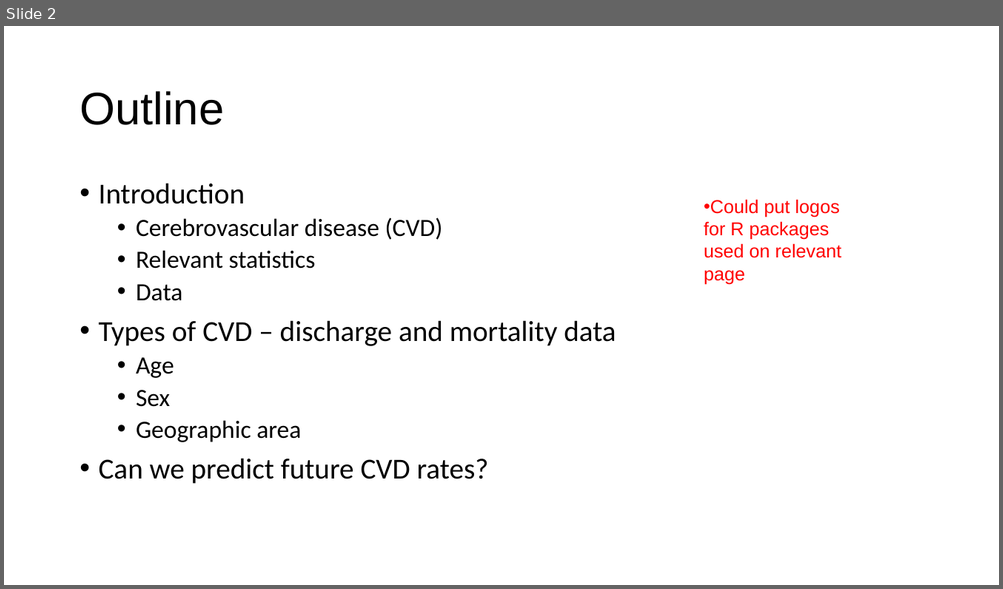
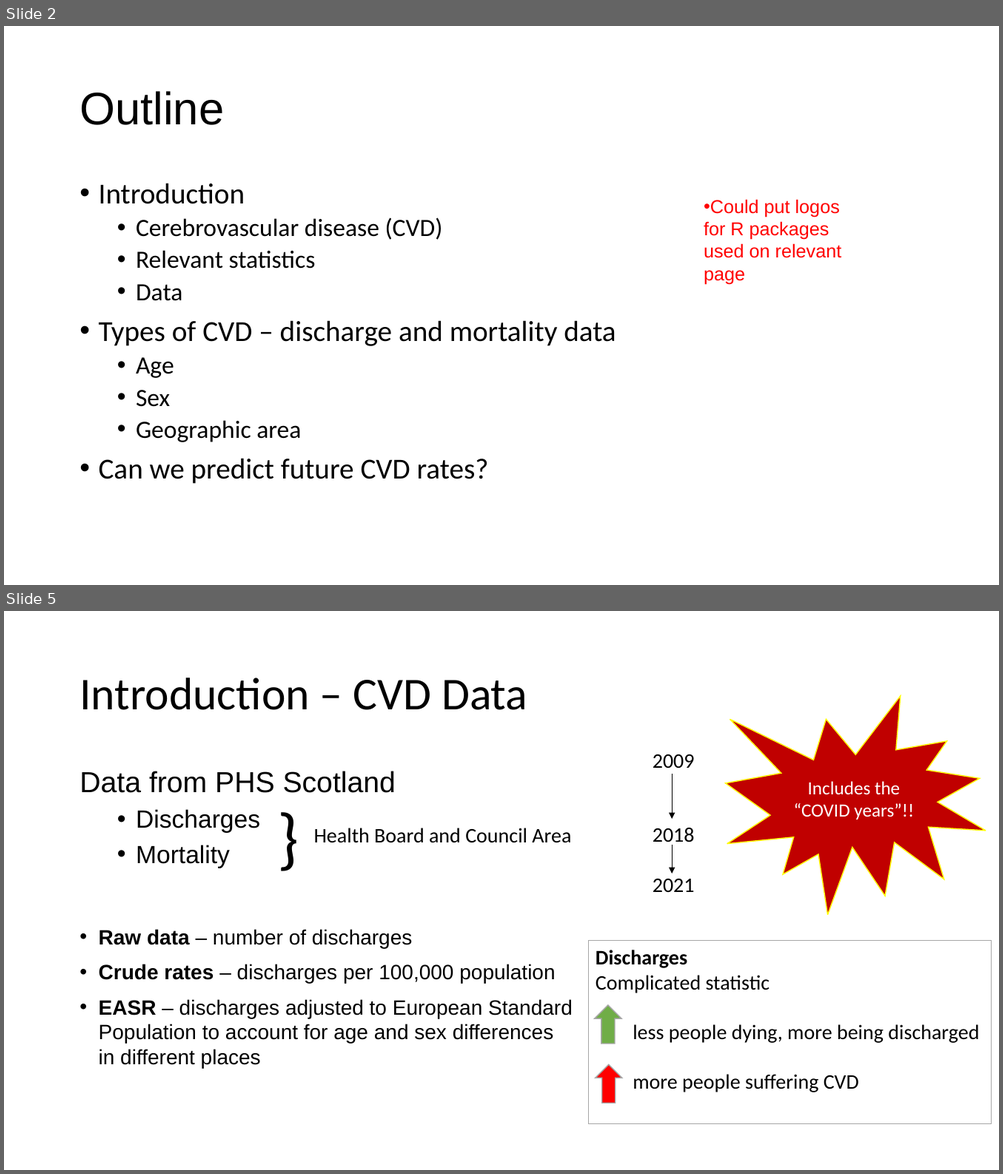
Before and after one commit to fionacarson/final_project_phs_stroke, a slide deck: presentation/phs_stroke_presentation.pptx. Shown one above the other, each under a label of ours: slide 2 before the commit, slides 2 and 5 after it; the slides between them are not shown. The pictures are 1003x589 and 1003x1174 pixels, drawn with LibreOffice and Linux fonts; fonts in the diff are those of the drawing. Boxes give left, top, right and bottom in pixels: in the first picture for what was removed or moved away, otherwise in the second. Text is boxed around its words. In the diff, an @@ line names an element or a change of style, - is before the commit and + after.

```diff
--- a/presentation/phs_stroke_presentation.pptx
+++ b/presentation/phs_stroke_presentation.pptx
@@ slide 5 added at [4,611,999,1170], background #FFFFFF @@
@@ title added at [79,678,527,710], 44 pt, text #000000 @@
+Introduction – CVD Data
@@ irregular seal added at [726,696,986,915], fill #C00000, outline #FFFF00 1 pt, 18 pt, text #FFFFFF @@
+Includes the “COVID years”!!
@@ text added at [652,755,694,892], 20 pt, text #000000 @@
+2009
+2018
+2021
@@ text added at [79,771,572,1068], 20 pt, text #000000 @@
+Data from PHS Scotland
+  • Discharges
+  • Mortality
+• Raw data – number of discharges
+• Crude rates – discharges per 100,000 population
+• EASR – discharges adjusted to European Standard Population to account for age and sex differences in different places
@@ arrow added from (671, 775) to (671, 819), #000000 0.5 pt @@
@@ text added at [270,790,330,880], 66 pt, text #000000 @@
+}
@@ text added at [314,828,571,843], 20 pt, text #000000 @@
+Health Board and Council Area
@@ arrow added from (671, 846) to (671, 874), #000000 0.5 pt @@
@@ rectangle added at [588,941,991,1125], outline #A6A6A6 0.75 pt, 20 pt, text #000000 @@
+Discharges
+Complicated statistic
+less people dying, more being discharged
+more people suffering CVD
@@ up arrow added at [595,1005,621,1045], fill #70AD47, outline #A6A6A6 1 pt @@
@@ up arrow added at [595,1065,622,1103], fill #FF0000, outline #A6A6A6 1 pt @@
```
Also in this commit, not shown: 5 slides changed, 5 other slides added, 3 slides removed, 9 other files.
